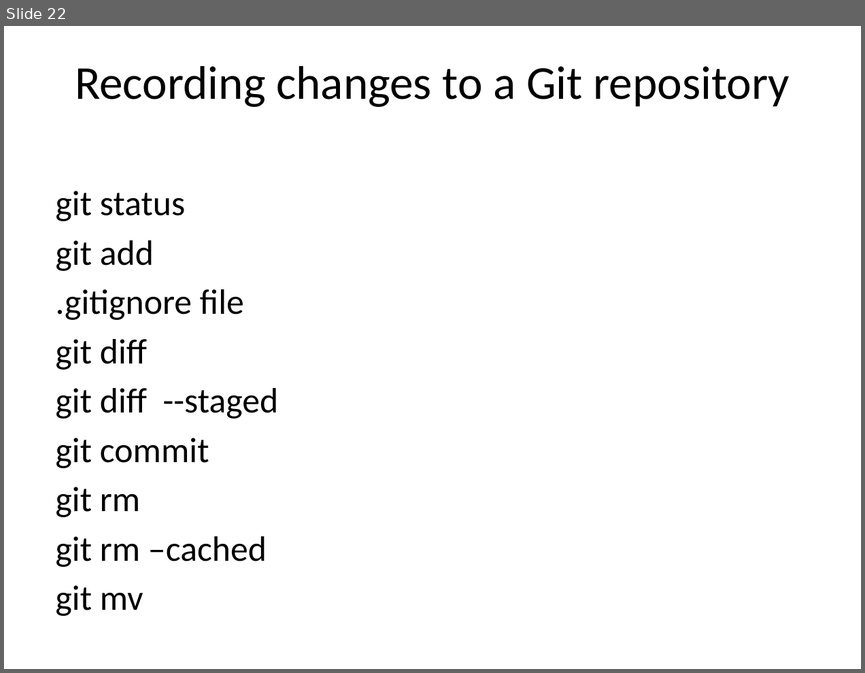
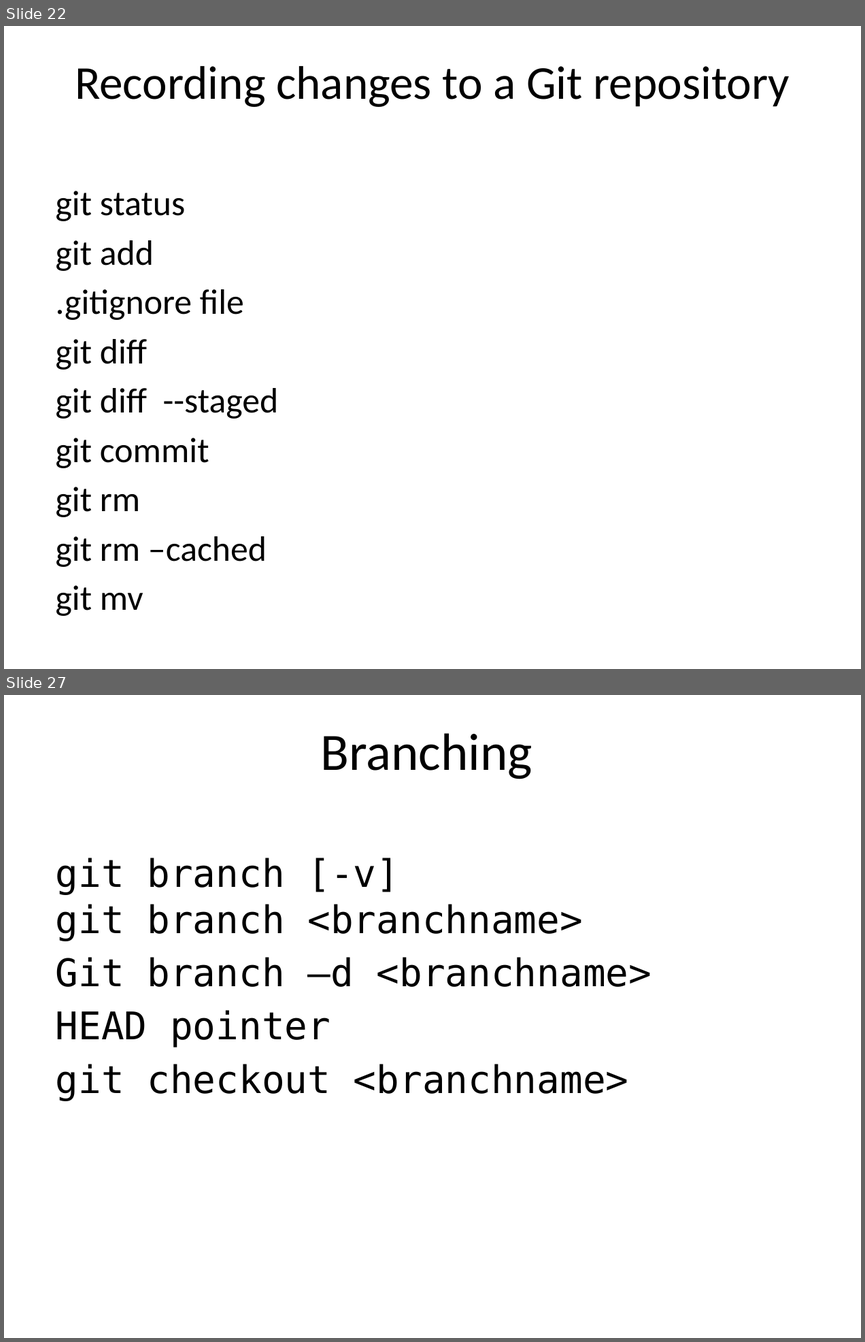
Before and after one commit to agentzz9/GITBasics, a slide deck: GIT version control.pptx. Shown one above the other, each under a label of ours: slide 22 before the commit, slides 22 and 27 after it; the slides between them are not shown. The pictures are 865x673 and 865x1342 pixels, drawn with LibreOffice and Linux fonts; fonts in the diff are those of the drawing. Boxes give left, top, right and bottom in pixels: in the first picture for what was removed or moved away, otherwise in the second. Text is boxed around its words. In the diff, an @@ line names an element or a change of style, - is before the commit and + after.

```diff
--- a/GIT version control.pptx
+++ b/GIT version control.pptx
@@ slide 27 added at (x1=4, y1=695, x2=861, y2=1338), background #FFFFFF @@
@@ title added at (x1=320, y1=733, x2=532, y2=779), 44 pt, text #000000 @@
+Branching
@@ text added at (x1=56, y1=858, x2=652, y2=1100), 32 pt, text #000000 @@
+git branch [-v]
+git branch <branchname>
+Git branch –d <branchname>
+HEAD pointer
+git checkout <branchname>
```
Also in this commit, not shown: 9 other slides added.
